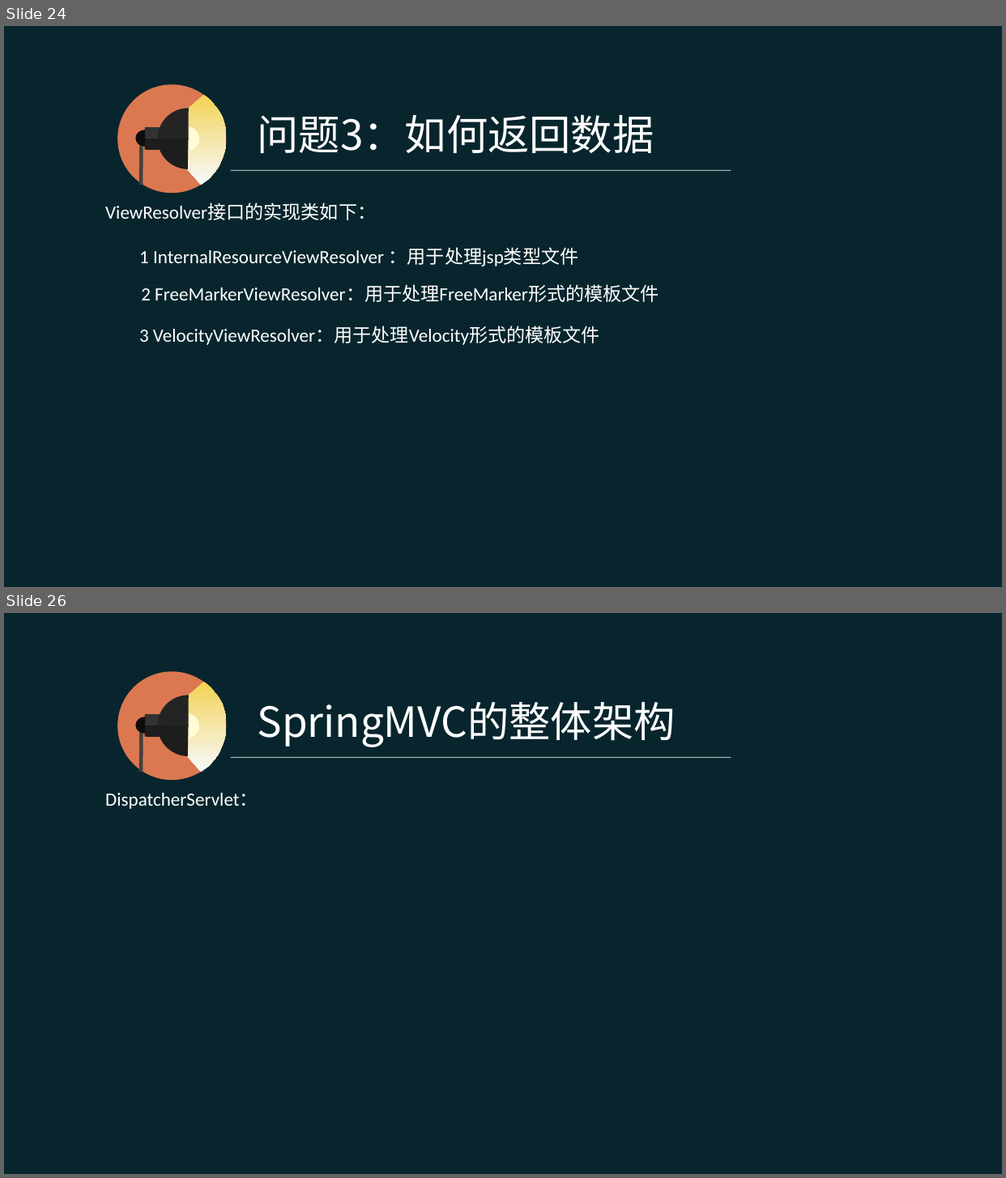
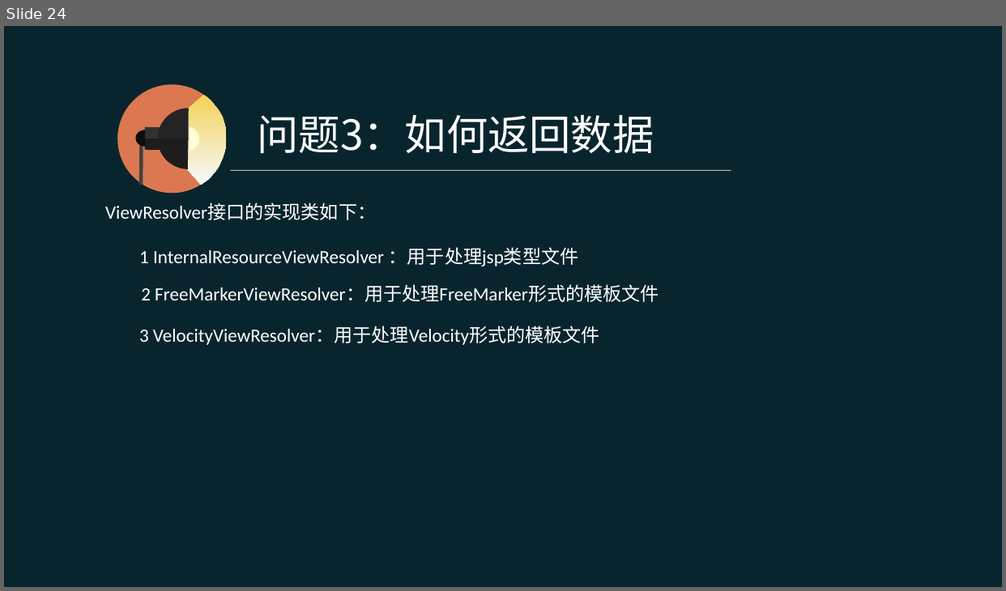
Before and after one commit to pingpangkuangmo/blog, a slide deck: 2015-4/SpringMVC的设计分享.ppt. Shown one above the other, each under a label of ours: slides 24 and 26 before the commit, slide 24 after it; the slides between them are not shown. The pictures are 1006x1178 and 1006x591 pixels, drawn with LibreOffice and Linux fonts; fonts in the diff are those of the drawing. Boxes give left, top, right and bottom in pixels: in the first picture for what was removed or moved away, otherwise in the second. Text is boxed around its words. In the diff, an @@ line names an element or a change of style, - is before the commit and + after.

Commit message:
SpringMVC ppt进行中

```diff
--- a/2015-4/SpringMVC的设计分享.ppt
+++ b/2015-4/SpringMVC的设计分享.ppt
@@ slide 26 removed at (4, 613, 1002, 1174), background #08252D @@
@@ text removed at (258, 702, 675, 747) @@
-SpringMVC的整体架构
@@ group removed at (117, 671, 227, 781): 5 freeform shapes, 2 rectangles, 1 ellipse, 1 line @@
@@ line removed from (231, 757) to (731, 757) @@
@@ text removed at (105, 793, 258, 809) @@
-DispatcherServlet：
```
Also in this commit, not shown: 1 slide changed, 7 slides added.
